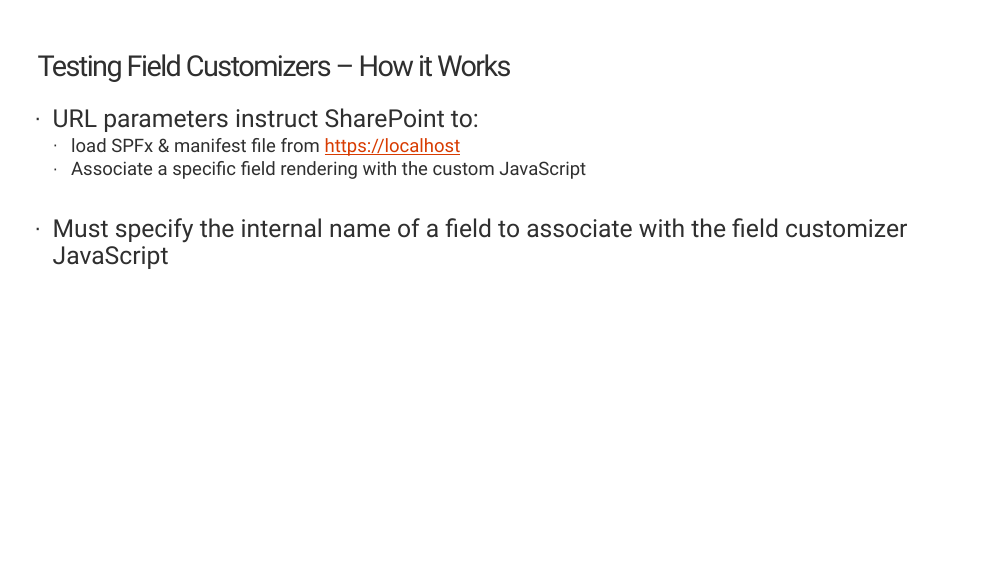
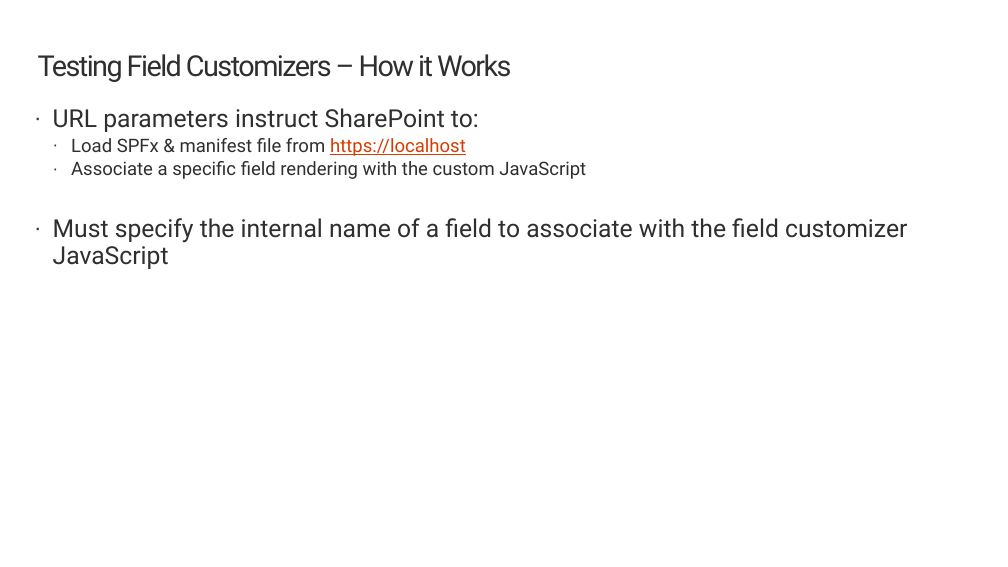
Before and after one commit to SharePoint/sp-dev-training-spfx-extensions, a slide deck: slide 7 of 02 fieldcustomizer.pptx. Drawn at 1008x567 pixels with LibreOffice and Linux fonts; fonts in the diff are those of the drawing; background and template pictures are left out. Boxes give left, top, right and bottom in pixels: in the first picture for what was removed or moved away, otherwise in the second. Text is boxed around its words. In the diff, an @@ line names an element or a change of style, - is before the commit and + after.

Commit message:
slide typo fixes

```diff
--- a/02 fieldcustomizer.pptx
+++ b/02 fieldcustomizer.pptx
@@ text at <box>71,138,466,156</box>: text changed @@
-  · load SPFx & manifest file from https://localhost
+  · Load SPFx & manifest file from https://localhost
```
Also in this commit, not shown: 2 other slides changed, 2 other files.
